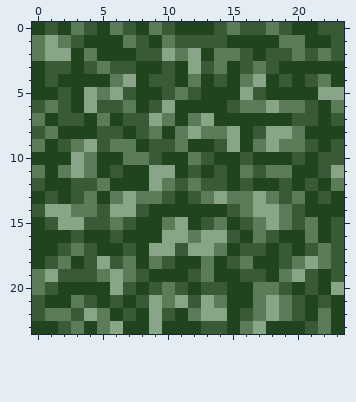
Two states of a pixel-art file, art/tiles/grass.ase. The first picture shows the starting point.
24x24 pixels, 1 frame.
After:
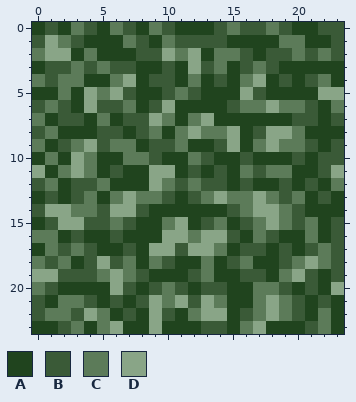
Palette (. is transparent): A #20441e  B #3a5a37  C #5c7b59  D #89a587
Edits made:
y 1: x 0 C -> B
y 3: x 3 A -> C
y 4: x 0 A -> C; x 2..3 AA -> CC
y 5: x 2 B -> C
y 10: x 1 A -> C
y 11: x 0 C -> D
y 12: x 1 A -> C
y 16: x 0..1 AA -> CC
y 17: x 1 A -> C
y 18: x 0 A -> C
y 19: x 0 C -> D
y 21: x 2 A -> C
Where, in picture pixels (left, top, right, bottom), the same in both pictures:
changed: (32, 35, 84, 100)
changed: (32, 152, 71, 308)
